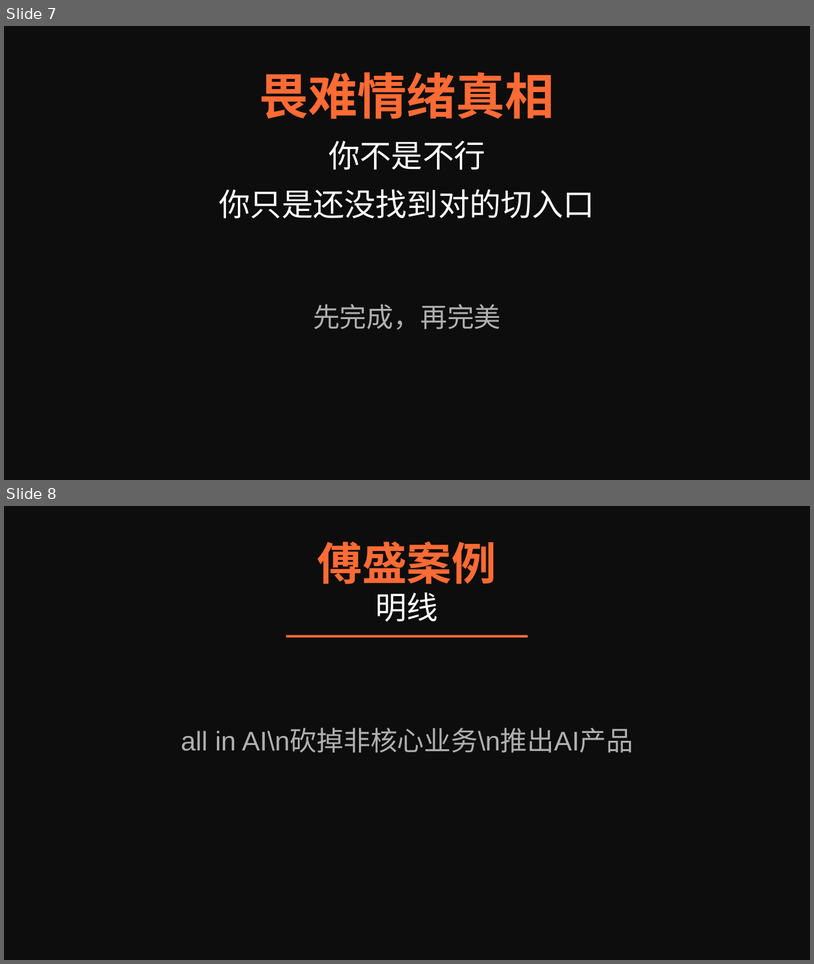
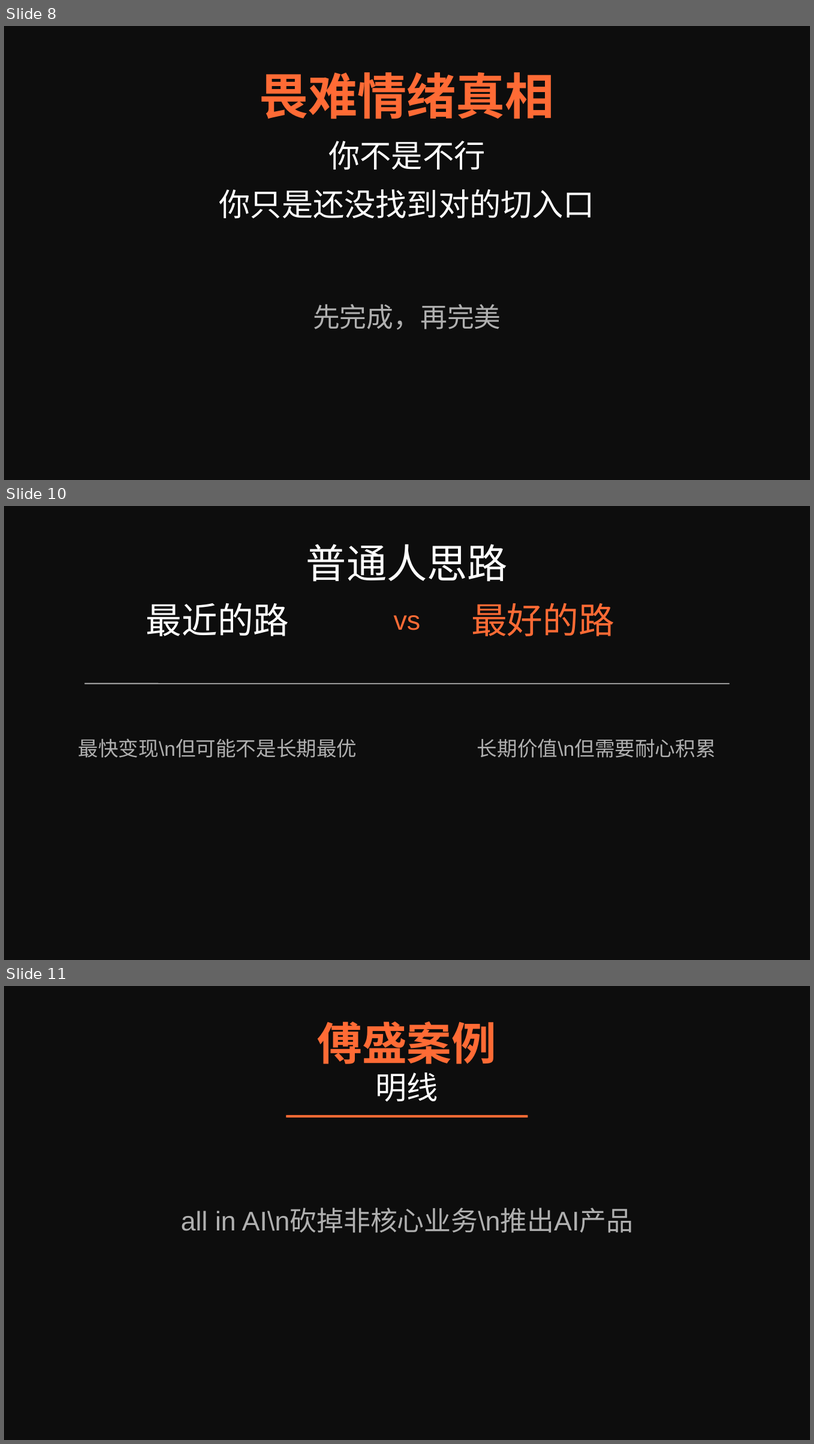
Before and after one commit to lingling1989r/Openclaw4OPC, a slide deck: 认知与案例-金句版.pptx. Shown one above the other, each under a label of ours: slides 7 and 8 before the commit, slides 8, 10 and 11 after it; the slides between them are not shown. The pictures are 814x964 and 814x1444 pixels, drawn with LibreOffice and Linux fonts; fonts in the diff are those of the drawing. Boxes give left, top, right and bottom in pixels: in the first picture for what was removed or moved away, otherwise in the second. Text is boxed around its words. In the diff, an @@ line names an element or a change of style, - is before the commit and + after.

```diff
--- a/认知与案例-金句版.pptx
+++ b/认知与案例-金句版.pptx
@@ slide 10 added at (x1=4, y1=506, x2=810, y2=960), background #0D0D0D @@
@@ text added at (x1=306, y1=544, x2=508, y2=582), 36 pt, text #FFFFFF @@
+普通人思路
@@ text added at (x1=146, y1=603, x2=290, y2=636), 32 pt, text #FFFFFF @@
+最近的路
@@ text added at (x1=471, y1=603, x2=615, y2=636), 32 pt, text #FF6B35 @@
+最好的路
@@ text added at (x1=394, y1=615, x2=421, y2=630), 24 pt, text #FF6B35 @@
+vs
@@ line added from (84, 684) to (730, 684), #B0B0B0 1 pt @@
@@ text added at (x1=78, y1=738, x2=357, y2=757), 18 pt, text #B0B0B0 @@
+最快变现\n但可能不是长期最优
@@ text added at (x1=477, y1=739, x2=716, y2=757), 18 pt, text #B0B0B0 @@
+长期价值\n但需要耐心积累
@@ what was slide 7 is now slide 8 @@
@@ what was slide 8 is now slide 11 @@
```
Also in this commit, not shown: 6 slides changed, 2 other slides added.
